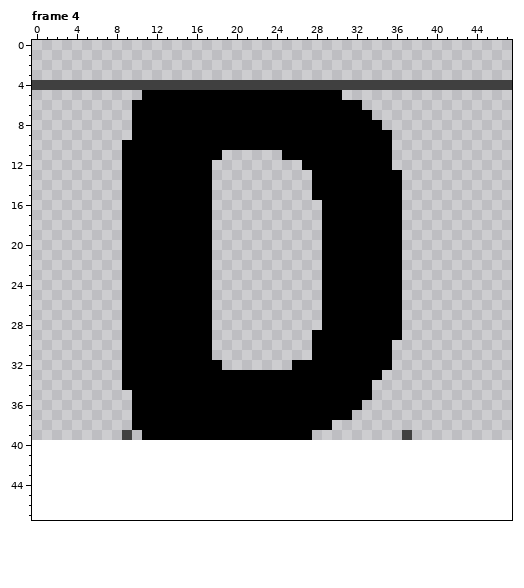
File history of a pixel-art file, Source/Ririgitriz.ase. The first picture shows the starting point.
48x48 pixels, 41 frames. Shown: frame 4. The commit also changed other frames, which this record leaves out.
The result:
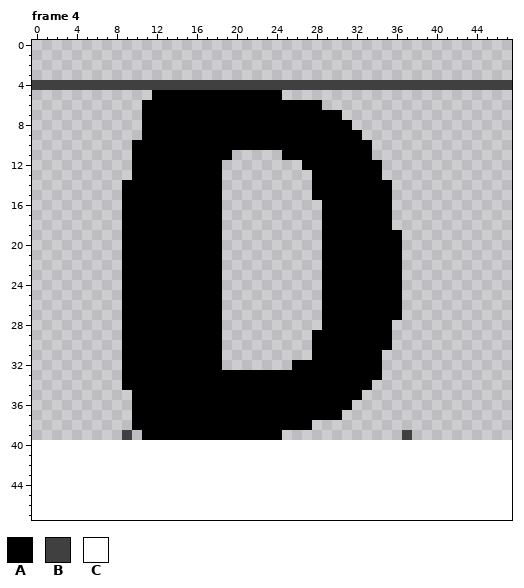
Palette (. is transparent): A #000000  B #404040  C #ffffff
Difference:
--- frame 4, layer "Sprite Sheet"
@@ x 7..38 @@
  4 BBBBBBBBBBBBBBBBBBBBBBBBBBBBBBBB
- 5 ....AAAAAAAAAAAAAAAAAAAA........
- 6 ...AAAAAAAAAAAAAAAAAAAAAAA......
- 7 ...AAAAAAAAAAAAAAAAAAAAAAAA.....
- 8 ...AAAAAAAAAAAAAAAAAAAAAAAAA....
- 9 ...AAAAAAAAAAAAAAAAAAAAAAAAAA...
-10 ..AAAAAAAAAAAAAAAAAAAAAAAAAAA...
-11 ..AAAAAAAAAA......AAAAAAAAAAA...
-12 ..AAAAAAAAA.........AAAAAAAAA...
-13 ..AAAAAAAAA..........AAAAAAAAA..
-14 ..AAAAAAAAA..........AAAAAAAAA..
-15 ..AAAAAAAAA..........AAAAAAAAA..
-16 ..AAAAAAAAA...........AAAAAAAA..
-17 ..AAAAAAAAA...........AAAAAAAA..
-18 ..AAAAAAAAA...........AAAAAAAA..
-19 ..AAAAAAAAA...........AAAAAAAA..
-20 ..AAAAAAAAA...........AAAAAAAA..
-21 ..AAAAAAAAA...........AAAAAAAA..
-22 ..AAAAAAAAA...........AAAAAAAA..
-23 ..AAAAAAAAA...........AAAAAAAA..
-24 ..AAAAAAAAA...........AAAAAAAA..
-25 ..AAAAAAAAA...........AAAAAAAA..
-26 ..AAAAAAAAA...........AAAAAAAA..
-27 ..AAAAAAAAA...........AAAAAAAA..
-28 ..AAAAAAAAA...........AAAAAAAA..
-29 ..AAAAAAAAA..........AAAAAAAAA..
-30 ..AAAAAAAAA..........AAAAAAAA...
-31 ..AAAAAAAAA..........AAAAAAAA...
-32 ..AAAAAAAAAA.......AAAAAAAAAA...
+ 5 .....AAAAAAAAAAAAA..............
+ 6 ....AAAAAAAAAAAAAAAAAA..........
+ 7 ....AAAAAAAAAAAAAAAAAAAA........
+ 8 ....AAAAAAAAAAAAAAAAAAAAA.......
+ 9 ....AAAAAAAAAAAAAAAAAAAAAA......
+10 ...AAAAAAAAAAAAAAAAAAAAAAAA.....
+11 ...AAAAAAAAAA.....AAAAAAAAA.....
+12 ...AAAAAAAAA........AAAAAAAA....
+13 ...AAAAAAAAA.........AAAAAAA....
+14 ..AAAAAAAAAA.........AAAAAAAA...
+15 ..AAAAAAAAAA.........AAAAAAAA...
+16 ..AAAAAAAAAA..........AAAAAAA...
+17 ..AAAAAAAAAA..........AAAAAAA...
+18 ..AAAAAAAAAA..........AAAAAAA...
+19 ..AAAAAAAAAA..........AAAAAAAA..
+20 ..AAAAAAAAAA..........AAAAAAAA..
+21 ..AAAAAAAAAA..........AAAAAAAA..
+22 ..AAAAAAAAAA..........AAAAAAAA..
+23 ..AAAAAAAAAA..........AAAAAAAA..
+24 ..AAAAAAAAAA..........AAAAAAAA..
+25 ..AAAAAAAAAA..........AAAAAAAA..
+26 ..AAAAAAAAAA..........AAAAAAAA..
+27 ..AAAAAAAAAA..........AAAAAAAA..
+28 ..AAAAAAAAAA..........AAAAAAA...
+29 ..AAAAAAAAAA.........AAAAAAAA...
+30 ..AAAAAAAAAA.........AAAAAAAA...
+31 ..AAAAAAAAAA.........AAAAAAA....
+32 ..AAAAAAAAAA.......AAAAAAAAA....
 33 ..AAAAAAAAAAAAAAAAAAAAAAAAAA....
 34 ..AAAAAAAAAAAAAAAAAAAAAAAAA.....
-35 ...AAAAAAAAAAAAAAAAAAAAAAAA.....
-36 ...AAAAAAAAAAAAAAAAAAAAAAA......
-37 ...AAAAAAAAAAAAAAAAAAAAAA.......
-38 ...AAAAAAAAAAAAAAAAAAAA.........
-39 ..B.AAAAAAAAAAAAAAAAA.........B.
+35 ...AAAAAAAAAAAAAAAAAAAAAAA......
+36 ...AAAAAAAAAAAAAAAAAAAAAA.......
+37 ...AAAAAAAAAAAAAAAAAAAAA........
+38 ...AAAAAAAAAAAAAAAAAA...........
+39 ..B.AAAAAAAAAAAAAA............B.
 40 CCCCCCCCCCCCCCCCCCCCCCCCCCCCCCCC
Where, in picture pixels (left, top, right, bottom), the same in both pictures:
erased: (122, 90, 152, 180)
erased: (282, 90, 402, 230)
added: (212, 150, 232, 360)
erased: (282, 320, 402, 440)
